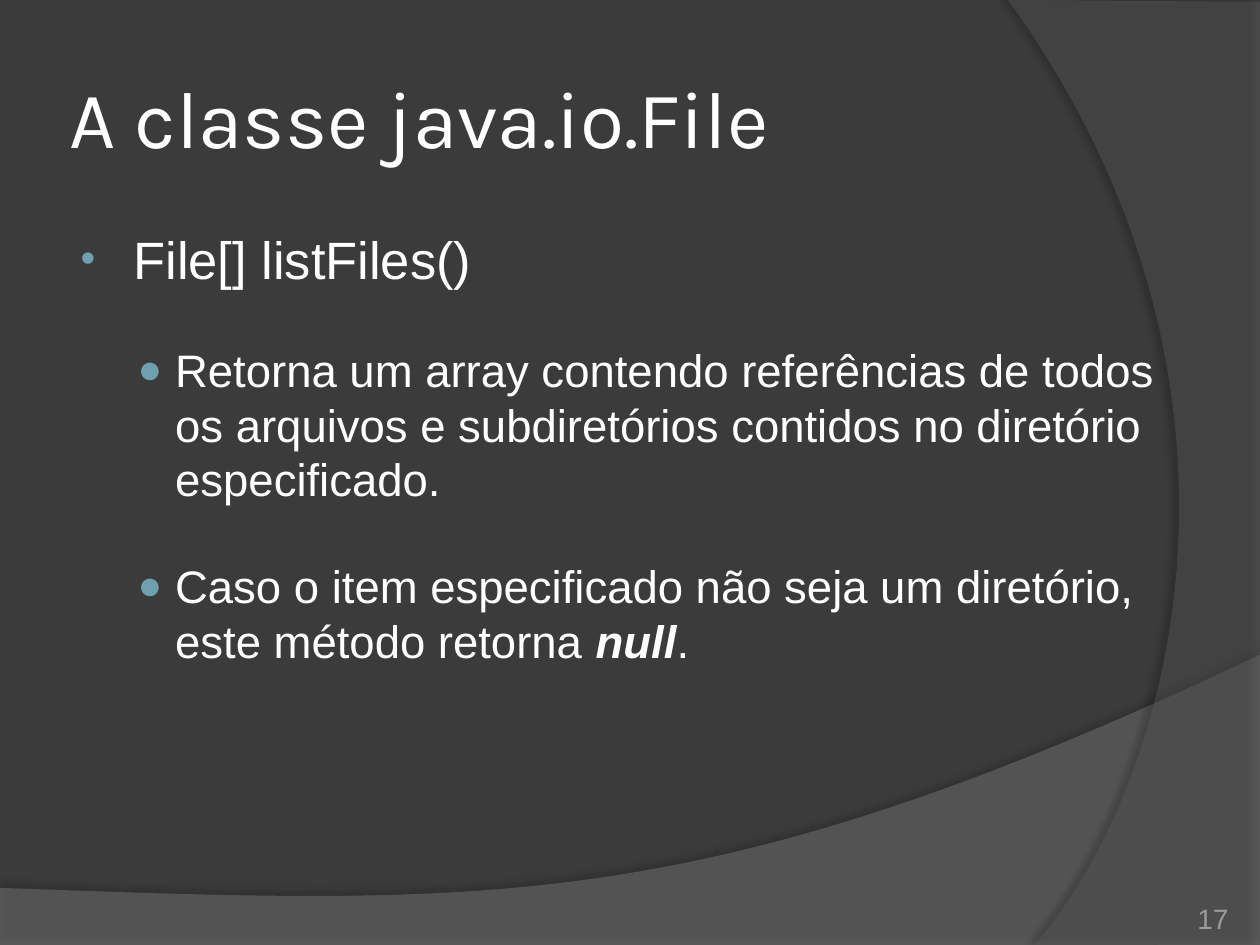
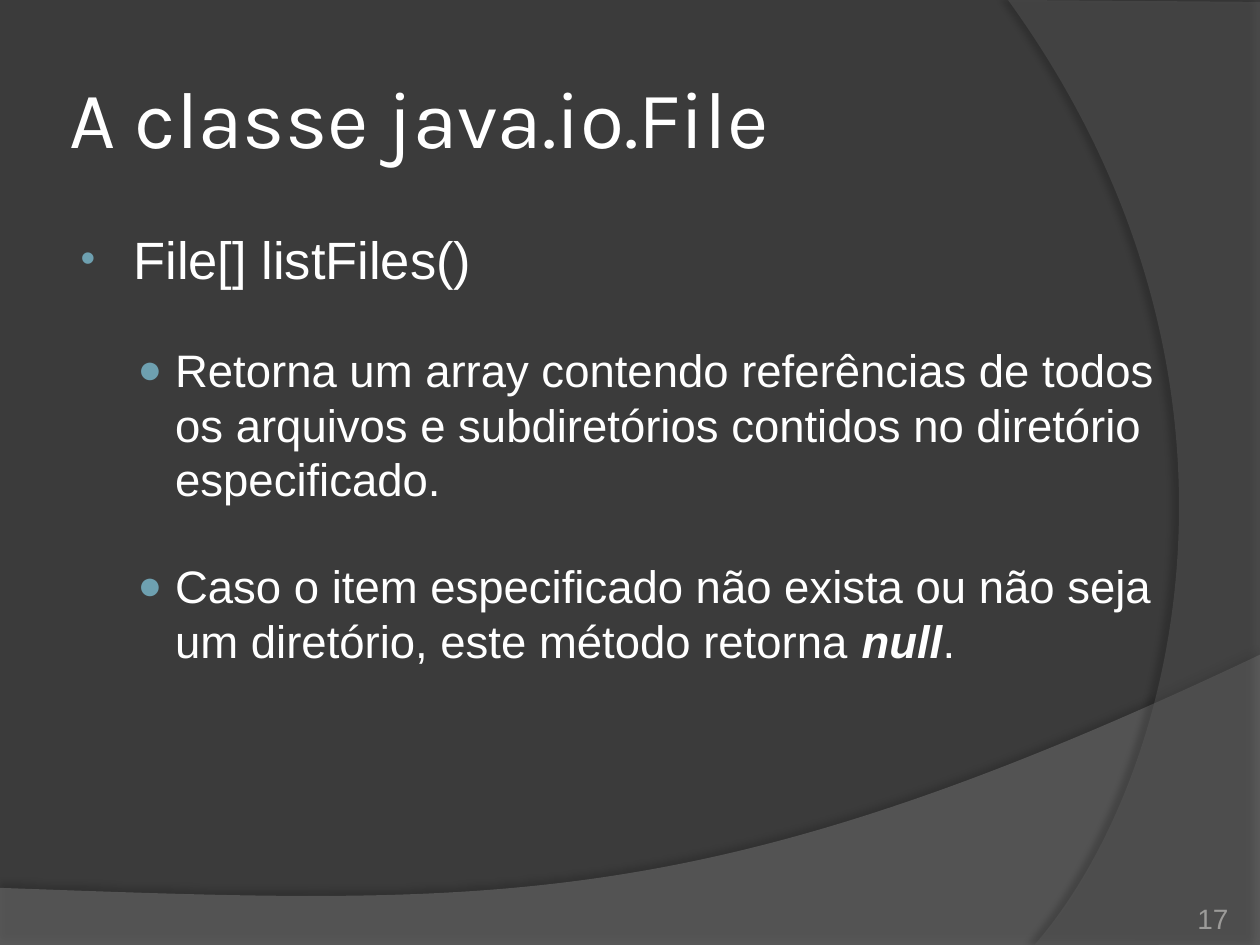
Before and after one commit to duchesqui/slzvieira-training, a slide deck: slide 17 of 2-Java-Programmer-Modulo-II/16.Capitulo10.pptx. Drawn at 1260x945 pixels with LibreOffice and Linux fonts; fonts in the diff are those of the drawing. Boxes give left, top, right and bottom in pixels: in the first picture for what was removed or moved away, otherwise in the second. Text is boxed around its words. In the diff, an @@ line names an element or a change of style, - is before the commit and + after.

Commit message:
Exercício sobre a classe java.io.File

```diff
--- a/2-Java-Programmer-Modulo-II/16.Capitulo10.pptx
+++ b/2-Java-Programmer-Modulo-II/16.Capitulo10.pptx
@@ text at <box>175,570,1150,664</box>: text changed @@
-  ● Caso o item especificado não seja um diretório, este método retorna null.
+  ● Caso o item especificado não exista ou não seja um diretório, este método retorna null.
```
Also in this commit, not shown: 13 other slides changed, 9 slides added, 1 slide removed, 8 other files.
